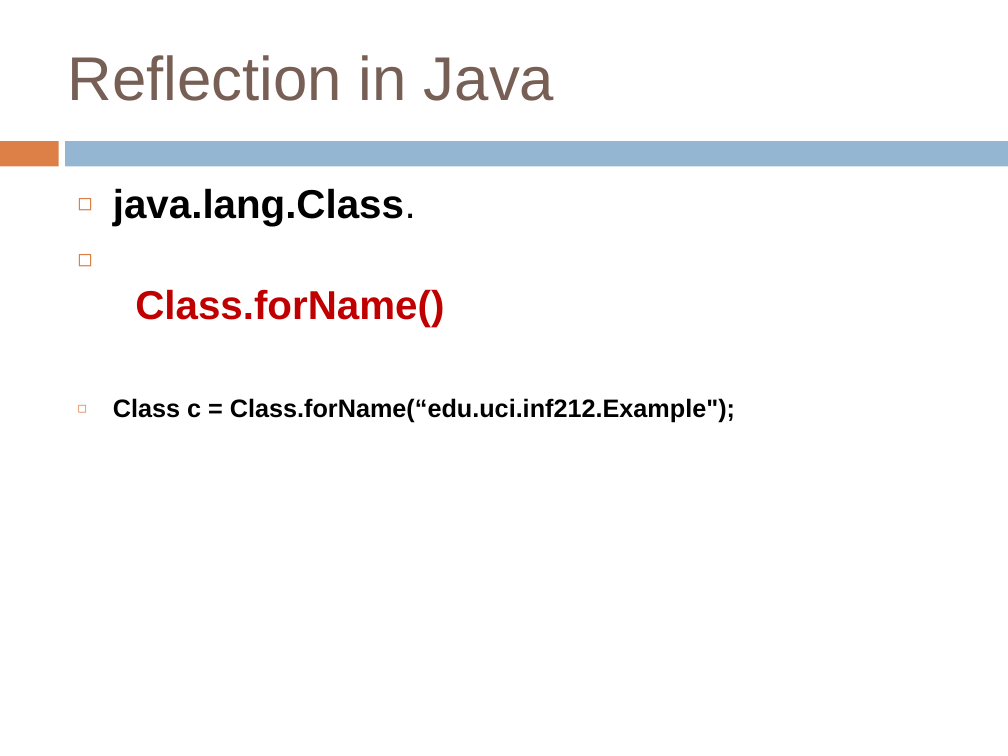
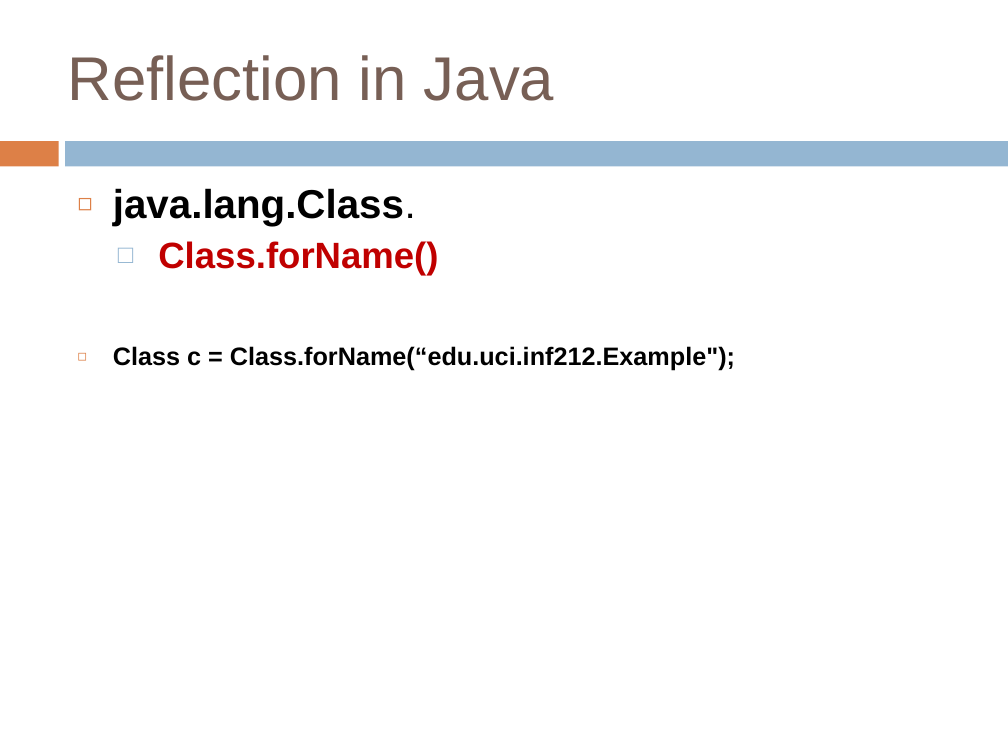
Before and after one commit to crista/EPS-slides, a slide deck: slide 14 of EPS-Reflection.pptx (slide 34 before the commit). Drawn at 1008x756 pixels with LibreOffice and Linux fonts; fonts in the diff are those of the drawing; background and template pictures are left out. Boxes give left, top, right and bottom in pixels: in the first picture for what was removed or moved away, otherwise in the second. Text is boxed around its words. In the diff, an @@ line names an element or a change of style, - is before the commit and + after.

```diff
--- a/EPS-Reflection.pptx
+++ b/EPS-Reflection.pptx
@@ text at (158,241,438,275): size 32 to 29 pt in "Class.forName()"; bullet ◻ to □; list level 1 to 2 in "Class.forName()"; bullet colour #DD8047 to #94B6D2 @@
```
Also in this commit, not shown: 5 other slides changed, 1 slide added, 25 slides removed, 2 other files.
